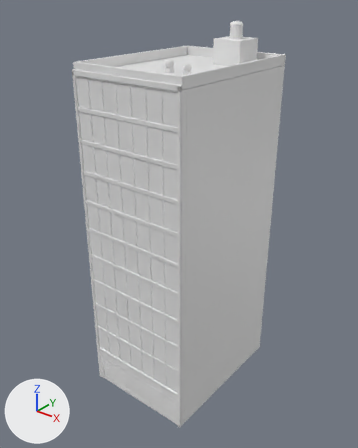
What one commit did to the glTF model modelos/ciudad/edificios/mod_12_a.glb.
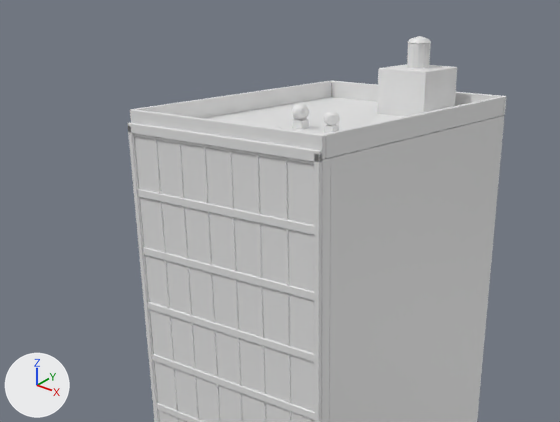
Each version is shown whole from a 50 mm lens placed at (29.1, -29.2, 41.3), pointed at (-0.2, 7.4, 18.6), then close up on the part from 0% to 88% of the width and 0% to 53% of the height. Arrows for +X, +Y and +Z are at lower left; the lights stay in place. The older version's two pictures come first. Vertices at exactly the same position are counted once.

Objects in the first close-up: 'mod_12_a'.
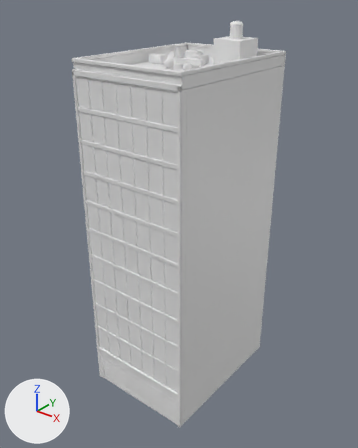
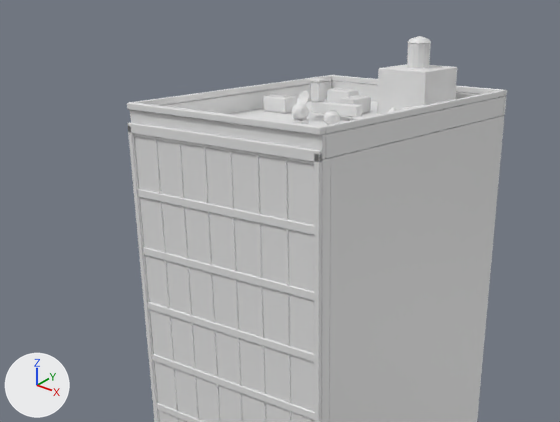
Pixel boxes [x1, y1, x2, y2] of what changed, in the close-ups (560 x 422 px):
'mod_12_a', reshaped: before [128, 36, 507, 422]; after [127, 36, 507, 422]
part 1 of me_mod_12_a, added: after [309, 78, 327, 82]
part 2 of me_mod_12_a, added: after [127, 75, 507, 135]

The edits, one by one:
me_mod_12_a is used by ob_mod_12_a; location (0.0, 0.0, 0.0).
me_mod_12_a had 1017 vertices, 1826 faces and spanned x -6.0..6.0, y -0.2..16.0, z 0.0..38.2.
me_mod_12_a now has 1875 vertices, 3372 faces and spans x -6.0..6.0, y -0.2..16.0, z 0.0..38.2.
me_mod_12_a part 1: the loose piece of 24 vertices spanning x -6.0..6.0, y -0.2..0.0, z 34.1..34.6 is copied, and the copy is scaled about its middle by (0.0556, 4.04, 0.133), then moved by (-1.3, 9.0, 1.8); it spans x -1.7..-1.0, y 8.5..9.3, z 36.0..36.2.
me_mod_12_a part 2: 482 vertices added at x -6.0..6.0, y -0.1..16.0, z 34.2..36.0.
Other edits to the shape of me_mod_12_a do not show in these pictures.
